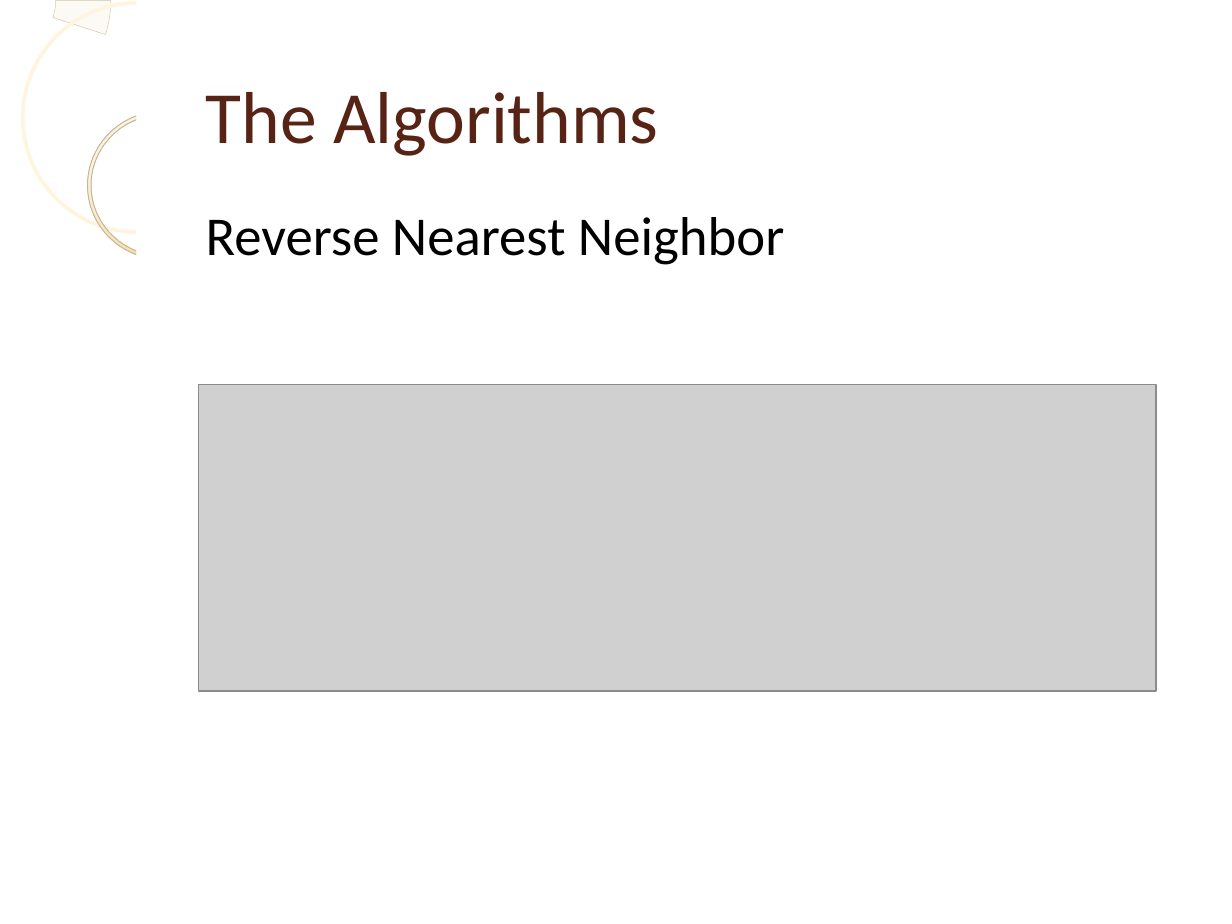
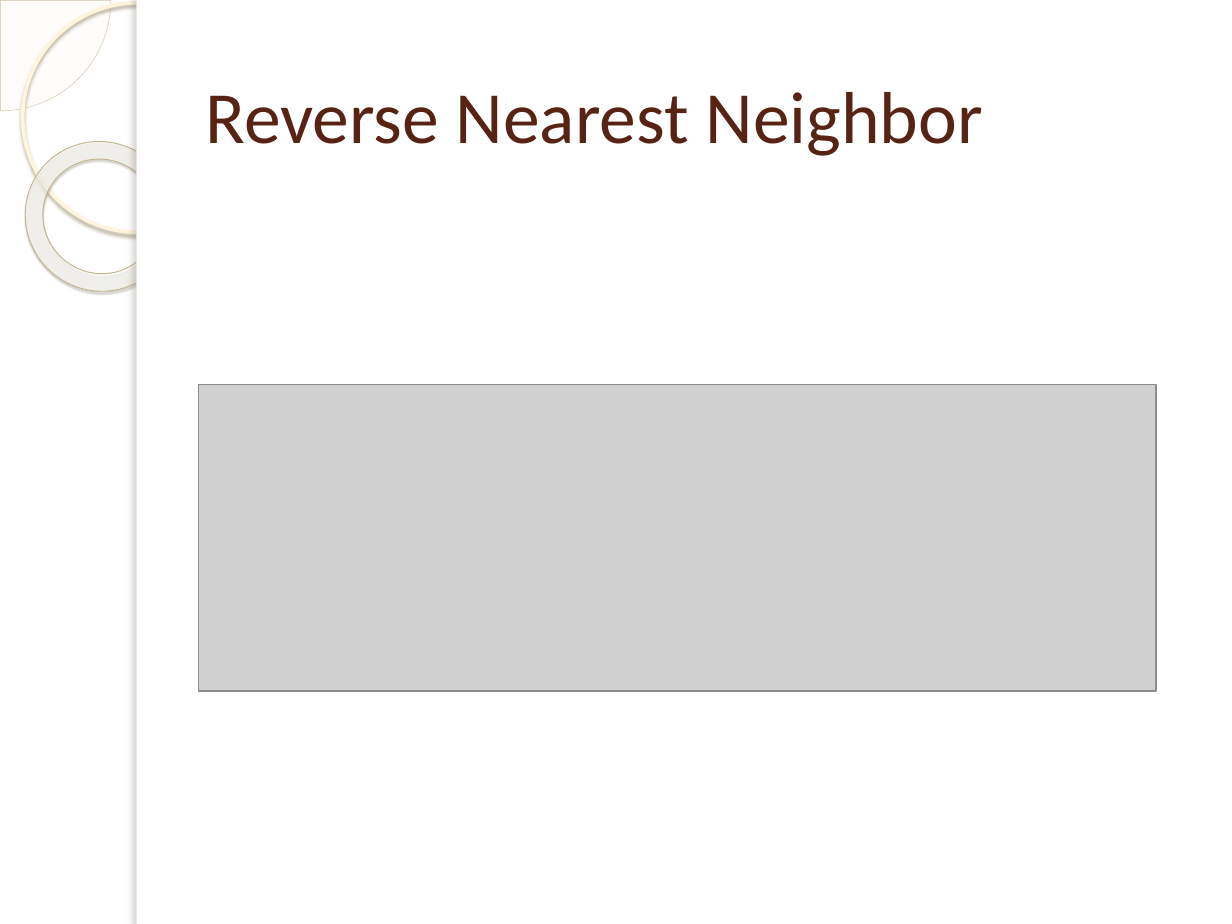
Before and after one commit to laurita/SimilaritySearch-project, a slide deck: slide 4 of presentation/presentation.pptx (slide 3 before the commit). Drawn at 1232x924 pixels with LibreOffice and Linux fonts; fonts in the diff are those of the drawing; grey boxes stand for pictures; background and template pictures are left out. Boxes give left, top, right and bottom in pixels: in the first picture for what was removed or moved away, otherwise in the second. Text is boxed around its words. In the diff, an @@ line names an element or a change of style, - is before the commit and + after.

```diff
--- a/presentation/presentation.pptx
+++ b/presentation/presentation.pptx
@@ arch (boxed as its full ring) removed at <box>0,0,111,111</box> @@
@@ pie slice (boxed as its full ellipse) added at <box>0,0,111,111</box>, fill #FEFAF4 at 33% opacity, outline #D3C39F 0.25 pt @@
@@ ellipse at <box>22,2,251,232</box>: outline #FFF4DD 2.15 pt to #FFF5DE 2.15 pt; shadow on @@
@@ rectangle at <box>137,0,147,924</box>: shadow on @@
@@ title "Reverse Nearest Neighbor": place and size @@
-title "Reverse Nearest Neighbor" at <box>206,217,784,265</box>
+title "Reverse Nearest Neighbor" at <box>206,92,983,156</box>
@@ title "Reverse Nearest Neighbor" at <box>206,92,983,156</box>: size 32 to 43 pt, text colour #000000 to #572314; vertical alignment top to middle @@
@@ donut at <box>0,111,206,322</box>: fill gradient #FEFAF6 to #EED18E to gradient #FFFCF6 to #FFFEFB to #F0D28E; outline #C6B792 0.57 pt to #C7B893 0.58 pt; shadow on; proportions changed; rotation 0 to 38 degrees @@
@@ text removed at <box>206,92,658,156</box> @@
-The Algorithms
```
Also in this commit, not shown: 8 other slides changed, 4 slides added, 3 slides removed, 10 other files.
